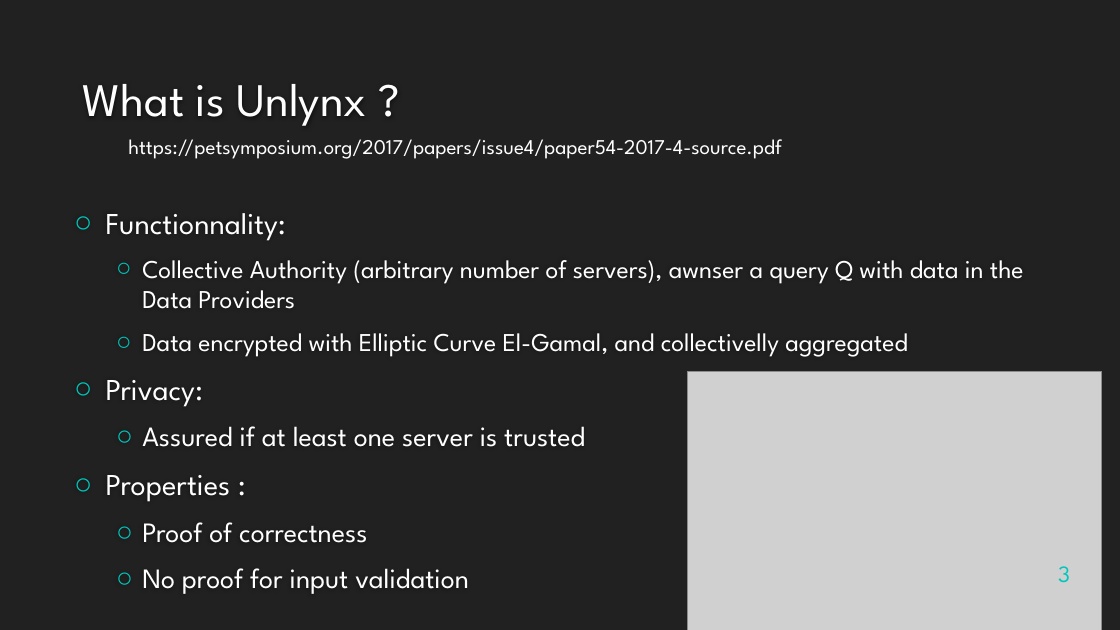
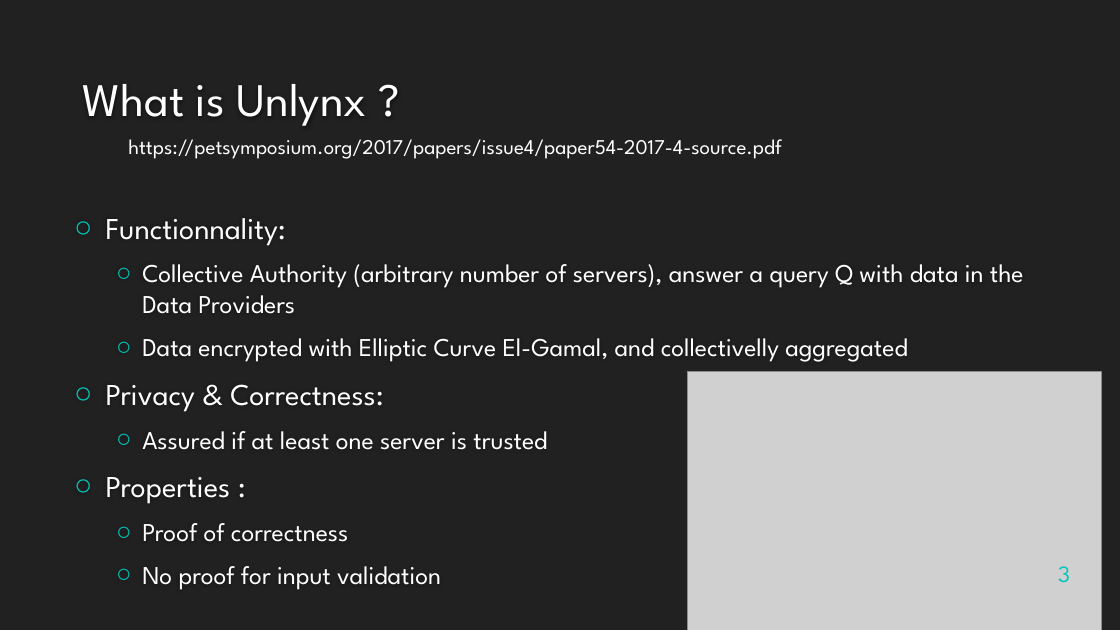
Before and after one commit to maxpr/MasterProjectDocuments, a slide deck: slide 3 of doc/Présentation.pptx. Drawn at 1120x630 pixels with LibreOffice and Linux fonts; fonts in the diff are those of the drawing; grey boxes stand for pictures; background and template pictures are left out. Boxes give left, top, right and bottom in pixels: in the first picture for what was removed or moved away, otherwise in the second. Text is boxed around its words. In the diff, an @@ line names an element or a change of style, - is before the commit and + after.

```diff
--- a/doc/Présentation.pptx
+++ b/doc/Présentation.pptx
@@ text at box(142, 264, 1024, 314): text changed @@
-  ○ Collective Authority (arbitrary number of servers), awnser a query Q with data in the Data Providers
+  ○ Collective Authority (arbitrary number of servers), answer a query Q with data in the Data Providers
@@ text at box(106, 384, 383, 412): text changed @@
-○ Privacy:
+○ Privacy & Correctness:
@@ text at box(142, 431, 547, 590): size 24 to 22 pt in "Assured if at least one server is ...", "Proof of correctness", "No proof for input validation" @@
```
Also in this commit, not shown: 6 other slides changed.
